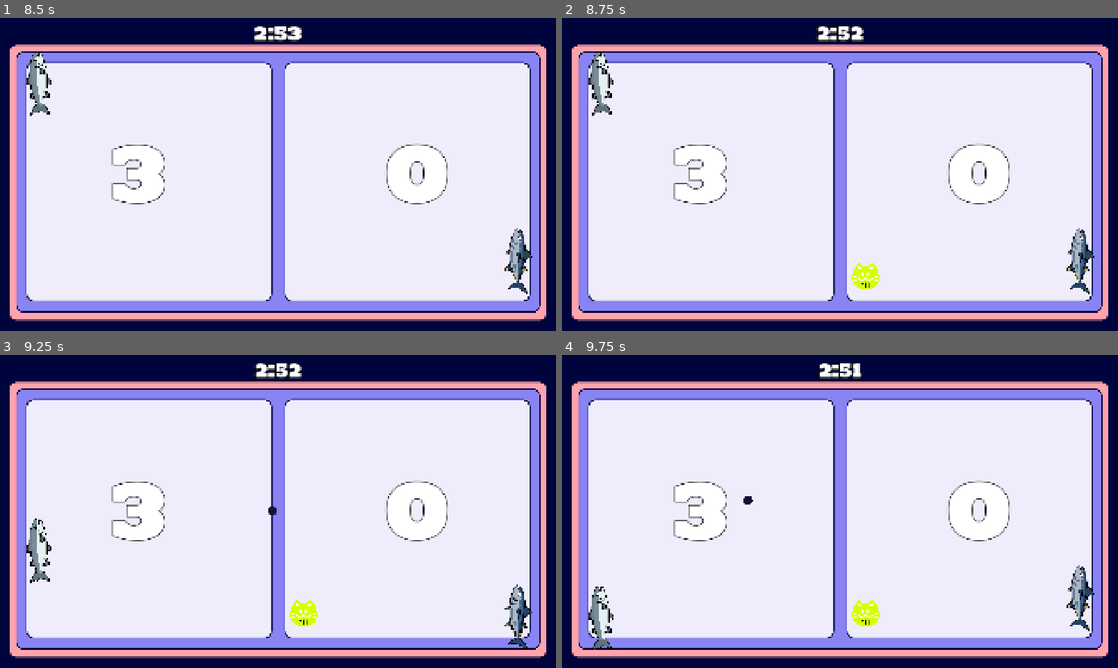
Above: before the commit, frames 1-4 (two rows, left to right).
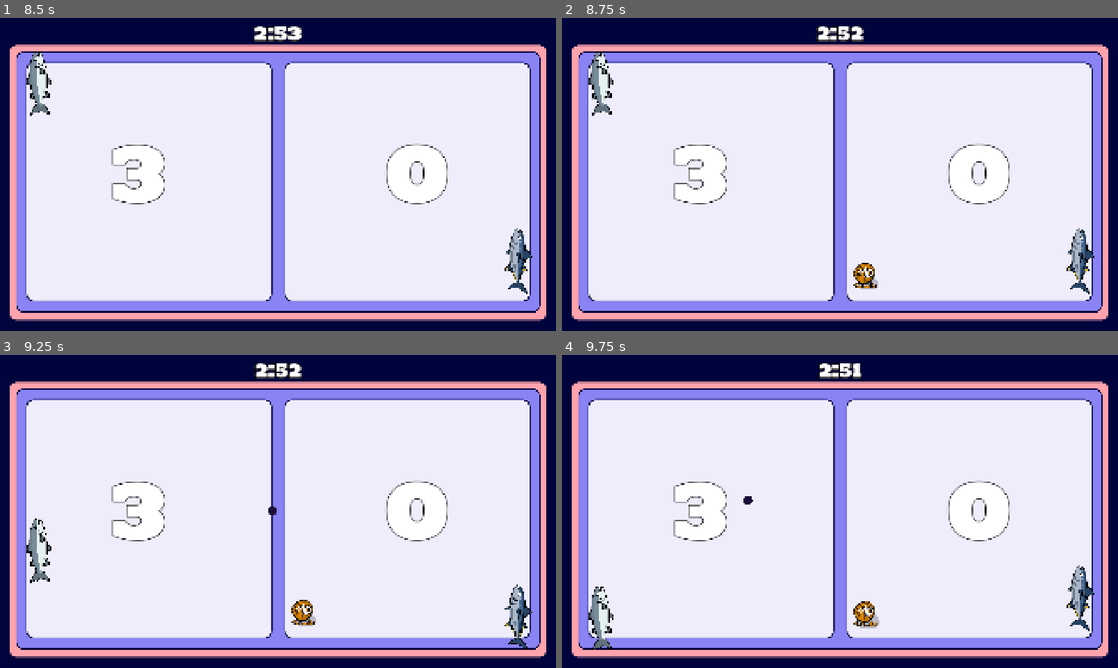
Above: after the commit, the same moments.

Repository: Jurinich/GDSG-WS-semester-project
Game: Godot game, scene res://scenes/main_menu.tscn
The game is run twice, just before and just after one commit, with the same random seed, the same clock (stepped at 60 frames per second) and the same inputs.
Inputs (mouse positions are in pixels of both pictures, inside the frame that each line leads up to):
- Up to frame 1 (8.5 s): click "Start Game" at 0.5 s; tap Enter at 1.25, 6.5 s; move the mouse to (400, 158) at 1.27 s; hold W (upP1) 1.28-2.03 s; hold Down (downP2) 1.28-2.03 s; move the mouse to (166, 190) at 2.02 s; hold S (downP1) 2.03-2.78 s; tap Up (upP2) every 1.5 s from 2.1 to 8.1 s; move the mouse to (333, 105) at 2.77 s; hold Down (downP2) 2.78-3.53 s; hold W (upP1) 2.78-4.28 s; move the mouse to (250, 237) at 3.52 s; tap Space at 4.25 s; move the mouse to (444, 221) at 4.27 s; hold Down (downP2) 4.28-5.03 s; hold S (downP1) 4.28-6.53 s; move the mouse to (111, 127) at 5.02 s; move the mouse to (305, 174) at 5.77 s; hold Down (downP2) 5.78-6.53 s; move the mouse to (194, 96) at 6.52 s; hold W (upP1) from 6.53 s (still down); move the mouse to (400, 158) at 7.27 s; hold Down (downP2) 7.28-8.03 s; move the mouse to (166, 190) at 8.02 s
- Up to frame 2 (8.75 s): keep holding W (upP1)
- Up to frame 3 (9.25 s): move the mouse to (333, 442) at 8.77 s; release W (upP1) at 8.78 s; hold S (downP1) from 8.78 s (still down); hold Down (downP2) from 8.78 s (still down)
- Up to frame 4 (9.75 s): keep holding S (downP1); move the mouse to (812, 574) at 9.52 s; release Down (downP2) at 9.53 s; tap Up (upP2) at 9.6 s

Frame 1 is identical in both runs. In frame 2, 0.3% of the frame differs, in the area x 52-58%, y 78-87%; in frame 3, 0.3%; in frame 4, 0.4%, in the area x 52-58%, y 78-88%.

Commit message:
redesign items

Diff:
--- a/gdsg-semester-project-w-2025-/resources/BiggerBalls.tres
+++ b/gdsg-semester-project-w-2025-/resources/BiggerBalls.tres
@@ -1,10 +1,10 @@
 [gd_resource type="Resource" script_class="ItemData" format=3 uid="uid://b11nxukklyrfj"]
 
 [ext_resource type="Script" uid="uid://cjxfeo0s5d5yr" path="res://scripts/items/item_data.gd" id="1_3g6fk"]
-[ext_resource type="Texture2D" uid="uid://sboqvjb8labf" path="res://assets/sprites/Items/PlaceholderItemred.png" id="2_0sn2c"]
+[ext_resource type="Texture2D" uid="uid://bp0pf3xk7k3yt" path="res://assets/sprites/Items/grow_item.png" id="2_3g6fk"]
 
 [resource]
 script = ExtResource("1_3g6fk")
-sprite = ExtResource("2_0sn2c")
+sprite = ExtResource("2_3g6fk")
 power_up_effect = "BiggerBalls"
 metadata/_custom_type_script = "uid://cjxfeo0s5d5yr"
--- a/gdsg-semester-project-w-2025-/resources/PawFrenzy.tres
+++ b/gdsg-semester-project-w-2025-/resources/PawFrenzy.tres
@@ -1,10 +1,10 @@
 [gd_resource type="Resource" script_class="ItemData" format=3 uid="uid://dmryy0puarxaq"]
 
 [ext_resource type="Script" uid="uid://cjxfeo0s5d5yr" path="res://scripts/items/item_data.gd" id="1_v5ldw"]
-[ext_resource type="Texture2D" uid="uid://dcetgjir3ns2f" path="res://assets/sprites/Items/PlaceholderItem.png" id="2_m0i0x"]
+[ext_resource type="Texture2D" uid="uid://ccwnqgdcbmtm5" path="res://assets/sprites/Items/cat_food.png" id="2_v5ldw"]
 
 [resource]
 script = ExtResource("1_v5ldw")
-sprite = ExtResource("2_m0i0x")
+sprite = ExtResource("2_v5ldw")
 power_up_effect = "PawFrenzy"
 metadata/_custom_type_script = "uid://cjxfeo0s5d5yr"
--- a/gdsg-semester-project-w-2025-/resources/SmallerBalls.tres
+++ b/gdsg-semester-project-w-2025-/resources/SmallerBalls.tres
@@ -1,7 +1,7 @@
 [gd_resource type="Resource" script_class="ItemData" format=3 uid="uid://be6ilvwrhaya8"]
 
 [ext_resource type="Script" uid="uid://cjxfeo0s5d5yr" path="res://scripts/items/item_data.gd" id="1_nord7"]
-[ext_resource type="Texture2D" uid="uid://tfab1yem6cbx" path="res://assets/sprites/Items/PlaceholderItemgreen.png" id="2_p4y8f"]
+[ext_resource type="Texture2D" uid="uid://p2ce6767o414" path="res://assets/sprites/Items/shrink_item.png" id="2_p4y8f"]
 
 [resource]
 script = ExtResource("1_nord7")
--- a/gdsg-semester-project-w-2025-/resources/SplitBall10.tres
+++ b/gdsg-semester-project-w-2025-/resources/SplitBall10.tres
@@ -1,7 +1,7 @@
 [gd_resource type="Resource" script_class="ItemData" format=3 uid="uid://ckrkxy5ex4x7"]
 
 [ext_resource type="Script" uid="uid://cjxfeo0s5d5yr" path="res://scripts/items/item_data.gd" id="1_4h4x4"]
-[ext_resource type="Texture2D" uid="uid://b1o6gir73psyq" path="res://assets/sprites/Items/PlaceholderItemyellow10.png" id="2_4h4x4"]
+[ext_resource type="Texture2D" uid="uid://uygr30p8mua7" path="res://assets/sprites/Items/yarn10.png" id="2_4h4x4"]
 
 [resource]
 script = ExtResource("1_4h4x4")
--- a/gdsg-semester-project-w-2025-/resources/SplitBall2.tres
+++ b/gdsg-semester-project-w-2025-/resources/SplitBall2.tres
@@ -1,7 +1,7 @@
 [gd_resource type="Resource" script_class="ItemData" format=3 uid="uid://dybmbgbo7ljub"]
 
 [ext_resource type="Script" uid="uid://cjxfeo0s5d5yr" path="res://scripts/items/item_data.gd" id="1_hnitg"]
-[ext_resource type="Texture2D" uid="uid://h0o76euwytan" path="res://assets/sprites/Items/PlaceholderItemyellow2.png" id="2_bieio"]
+[ext_resource type="Texture2D" uid="uid://cvjqqsimrwct2" path="res://assets/sprites/Items/yarn2.png" id="2_bieio"]
 
 [resource]
 script = ExtResource("1_hnitg")
--- a/gdsg-semester-project-w-2025-/resources/SplitBall3.tres
+++ b/gdsg-semester-project-w-2025-/resources/SplitBall3.tres
@@ -1,7 +1,7 @@
 [gd_resource type="Resource" script_class="ItemData" format=3 uid="uid://t2saihw67sa5"]
 
 [ext_resource type="Script" uid="uid://cjxfeo0s5d5yr" path="res://scripts/items/item_data.gd" id="1_t6yhk"]
-[ext_resource type="Texture2D" uid="uid://bcayp5mafp8td" path="res://assets/sprites/Items/PlaceholderItemyellow3.png" id="2_cger3"]
+[ext_resource type="Texture2D" uid="uid://df5vqly37ksat" path="res://assets/sprites/Items/yarn3.png" id="2_cger3"]
 
 [resource]
 script = ExtResource("1_t6yhk")
--- a/gdsg-semester-project-w-2025-/resources/SplitBall4.tres
+++ b/gdsg-semester-project-w-2025-/resources/SplitBall4.tres
@@ -1,7 +1,7 @@
 [gd_resource type="Resource" script_class="ItemData" format=3 uid="uid://bhduho0tmw16w"]
 
 [ext_resource type="Script" uid="uid://cjxfeo0s5d5yr" path="res://scripts/items/item_data.gd" id="1_rfl0g"]
-[ext_resource type="Texture2D" uid="uid://c7ij01ape4a2" path="res://assets/sprites/Items/PlaceholderItemyellow4.png" id="2_k8edn"]
+[ext_resource type="Texture2D" uid="uid://cyc1m8plmojmh" path="res://assets/sprites/Items/yarn4.png" id="2_k8edn"]
 
 [resource]
 script = ExtResource("1_rfl0g")
--- a/gdsg-semester-project-w-2025-/resources/SplitBall5.tres
+++ b/gdsg-semester-project-w-2025-/resources/SplitBall5.tres
@@ -1,7 +1,7 @@
 [gd_resource type="Resource" script_class="ItemData" format=3 uid="uid://5m3rckxpy8ua"]
 
 [ext_resource type="Script" uid="uid://cjxfeo0s5d5yr" path="res://scripts/items/item_data.gd" id="1_ejtur"]
-[ext_resource type="Texture2D" uid="uid://dkc7o3i44ihja" path="res://assets/sprites/Items/PlaceholderItemyellow5.png" id="2_8m2d0"]
+[ext_resource type="Texture2D" uid="uid://ci5anaw6h5btt" path="res://assets/sprites/Items/yarn5.png" id="2_8m2d0"]
 
 [resource]
 script = ExtResource("1_ejtur")
--- a/gdsg-semester-project-w-2025-/scenes/CollectibleItem.tscn
+++ b/gdsg-semester-project-w-2025-/scenes/CollectibleItem.tscn
@@ -1,15 +1,21 @@
 [gd_scene format=3 uid="uid://bdme7ngk7uj84"]
 
 [ext_resource type="Script" uid="uid://b3uuowwhpbj1f" path="res://scripts/items/collectible_item.gd" id="1_8id85"]
+[ext_resource type="Texture2D" uid="uid://bbrbfitp00t4k" path="res://assets/sprites/Items/shadow.png" id="2_s1fmu"]
 
 [sub_resource type="CircleShape2D" id="CircleShape2D_bx46p"]
-radius = 30.0
+radius = 50.0
 
 [node name="Item" type="Area2D" unique_id=2033469594]
 script = ExtResource("1_8id85")
-tex_scale = 1.5
+tex_scale = 0.75
 
 [node name="CollisionShape2D" type="CollisionShape2D" parent="." unique_id=1165437942]
 shape = SubResource("CircleShape2D_bx46p")
 
-[node name="Sprite2D" type="Sprite2D" parent="." unique_id=145808513]
+[node name="Shadow" type="Sprite2D" parent="CollisionShape2D" unique_id=598651249]
+self_modulate = Color(0, 0, 0, 0.38039216)
+position = Vector2(10, 10)
+texture = ExtResource("2_s1fmu")
+
+[node name="Sprite2D" type="Sprite2D" parent="CollisionShape2D" unique_id=145808513]
--- a/gdsg-semester-project-w-2025-/scripts/items/collectible_item.gd
+++ b/gdsg-semester-project-w-2025-/scripts/items/collectible_item.gd
@@ -3,8 +3,13 @@
 
 @export var tex_scale: float = 1.0
 
-@onready var sprite : Sprite2D = $Sprite2D
+@onready var sprite : Sprite2D = $CollisionShape2D/Sprite2D
+@onready var shadow : Sprite2D = $CollisionShape2D/Shadow
 @onready var player_1: CharacterBody2D = $"../../Player1"
+
+@export var animation_speed : float = 0.003
+@export var animation_bounce_range : float = 5.0
+@export var animation_shadow_scale : float = 0.1
 
 var item_data : ItemData
 
@@ -14,8 +19,12 @@
 func setup(_item_data : ItemData):
 	item_data = _item_data
 	sprite.texture = item_data.sprite
-	sprite.scale = Vector2.ONE * tex_scale
 	$CollisionShape2D.scale = Vector2.ONE * tex_scale
+
+func _process(_delta: float) -> void:
+	var value = sin(animation_speed * Time.get_ticks_msec())
+	sprite.position.y = value * animation_bounce_range
+	shadow.scale = Vector2.ONE * (1.0 + (value * animation_shadow_scale))
 
 func _on_body_entered(body: Node2D) -> void:
 	if body is Ball:
Binary file added: gdsg-semester-project-w-2025-/assets/sprites/Items/cat_food.png
Not shown, added: gdsg-semester-project-w-2025-/assets/sprites/Items/cat_food.png.import
Binary file added: gdsg-semester-project-w-2025-/assets/sprites/Items/grow_item.png
Not shown, added: gdsg-semester-project-w-2025-/assets/sprites/Items/grow_item.png.import
Binary file added: gdsg-semester-project-w-2025-/assets/sprites/Items/shadow.png
Not shown, added: gdsg-semester-project-w-2025-/assets/sprites/Items/shadow.png.import
Binary file added: gdsg-semester-project-w-2025-/assets/sprites/Items/shrink_item.png
Not shown, added: gdsg-semester-project-w-2025-/assets/sprites/Items/shrink_item.png.import
Binary file added: gdsg-semester-project-w-2025-/assets/sprites/Items/yarn.png
Not shown, added: gdsg-semester-project-w-2025-/assets/sprites/Items/yarn.png.import
Binary file added: gdsg-semester-project-w-2025-/assets/sprites/Items/yarn10.png
Not shown, added: gdsg-semester-project-w-2025-/assets/sprites/Items/yarn10.png.import
(and 8 more such lines)
